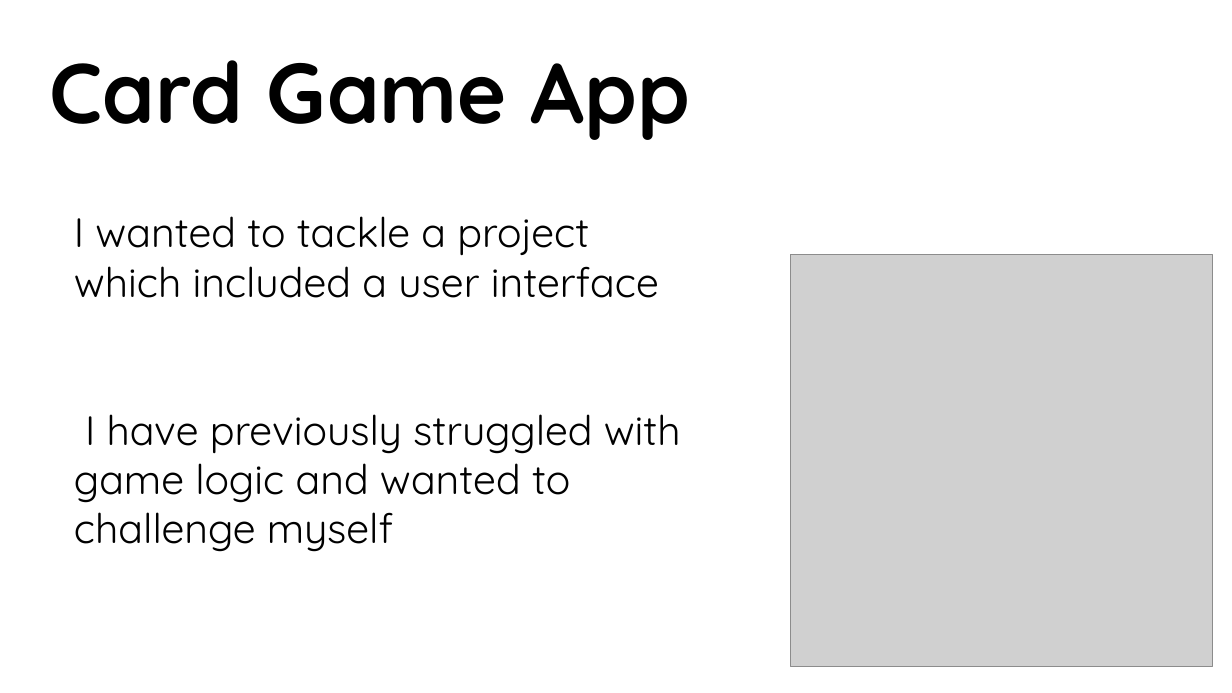
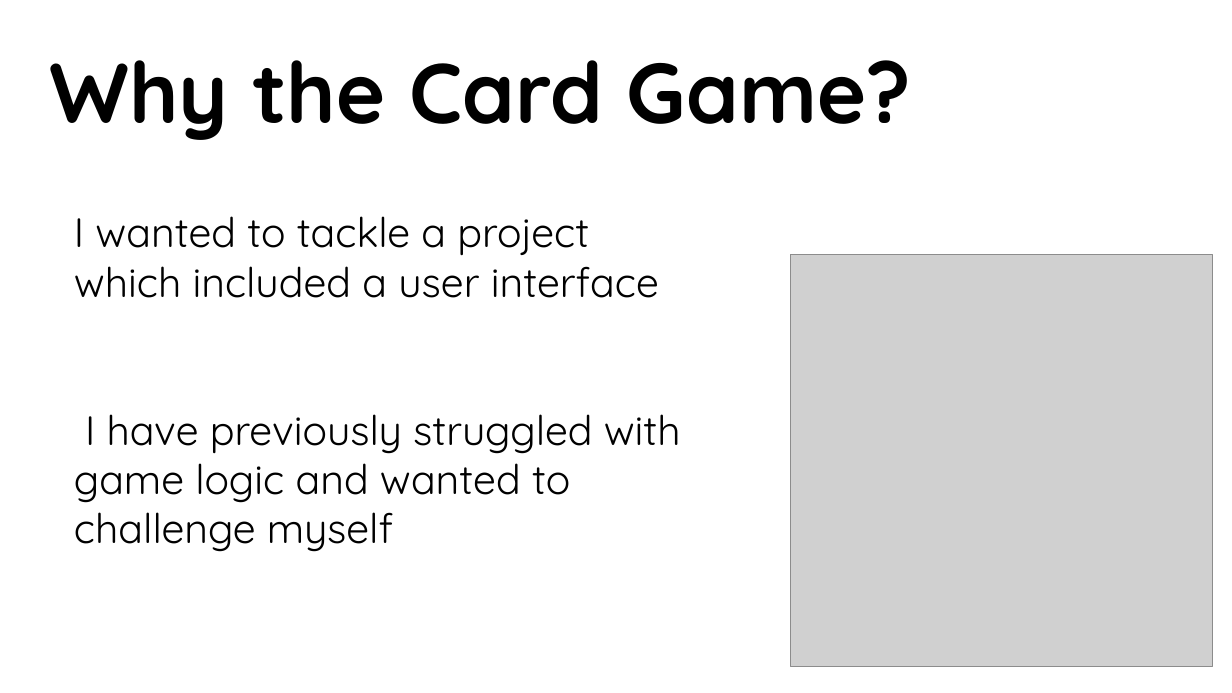
Before and after one commit to heatherjmain/Java-CardGameApp, a slide deck: slide 2 of BlackJackPresentation.pptx (slide 1 before the commit). Drawn at 1232x693 pixels with LibreOffice and Linux fonts; fonts in the diff are those of the drawing; grey boxes stand for pictures. Boxes give left, top, right and bottom in pixels: in the first picture for what was removed or moved away, otherwise in the second. Text is boxed around its words. In the diff, an @@ line names an element or a change of style, - is before the commit and + after.

```diff
--- a/BlackJackPresentation.pptx
+++ b/BlackJackPresentation.pptx
@@ text at box(50, 60, 912, 140): text changed @@
-Card Game App
+Why the Card Game?
```
Also in this commit, not shown: 1 other slide changed, 1 slide added, 2 other files.
